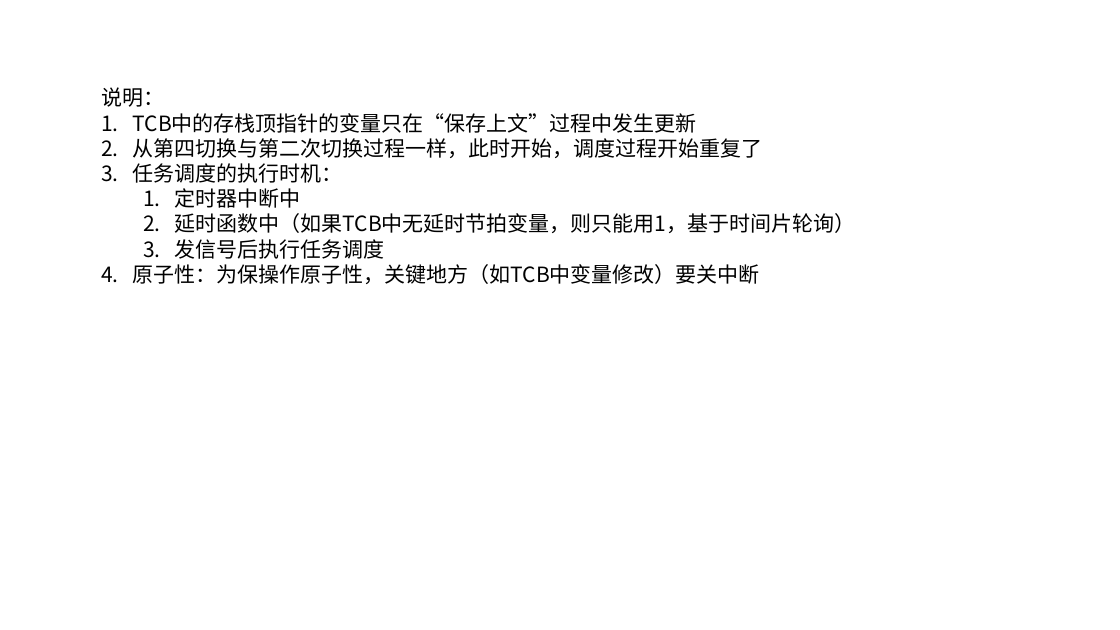
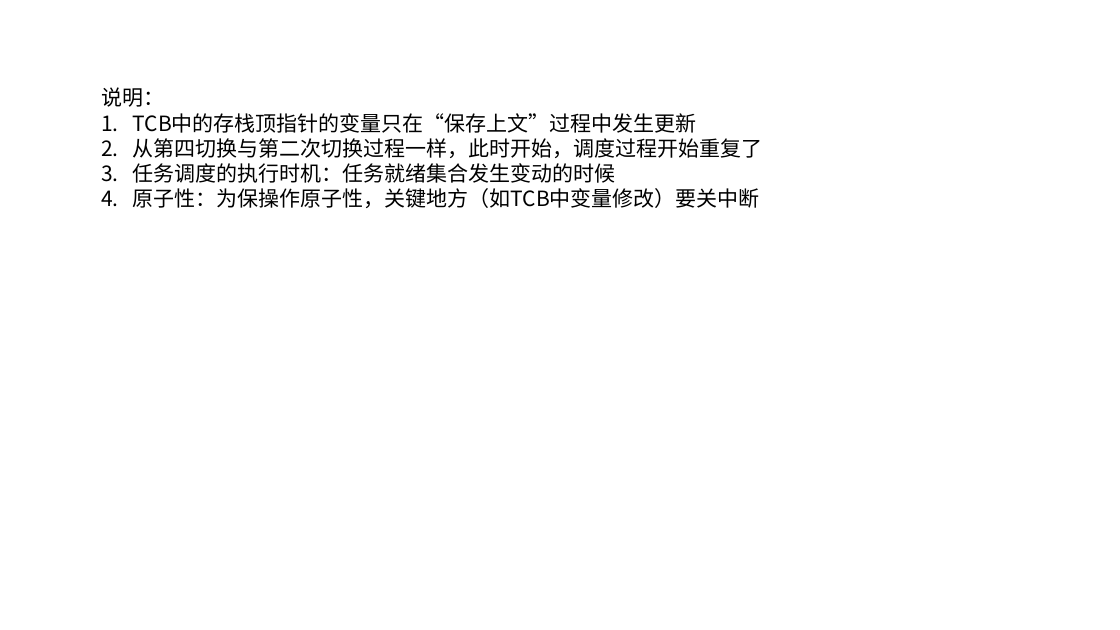
Before and after one commit to inhowe/stm32f1-rtos, a slide deck: slide 5 of 任务调度与上下文切换/上下文切换流程图解与总结.pptx. Drawn at 1120x630 pixels with LibreOffice and Linux fonts; fonts in the diff are those of the drawing. Boxes give left, top, right and bottom in pixels: in the first picture for what was removed or moved away, otherwise in the second. Text is boxed around its words. In the diff, an @@ line names an element or a change of style, - is before the commit and + after.

```diff
--- a/任务调度与上下文切换/上下文切换流程图解与总结.pptx
+++ b/任务调度与上下文切换/上下文切换流程图解与总结.pptx
@@ text at <box>133,163,616,183</box>: text changed @@
-3. 任务调度的执行时机：
-  1. 定时器中断中
-  2. 延时函数中（如果TCB中无延时节拍变量，则只能用1，基于时间片轮询）
-  3. 发信号后执行任务调度
+3. 任务调度的执行时机：任务就绪集合发生变动的时候
```
Also in this commit, not shown: 2 other files.
